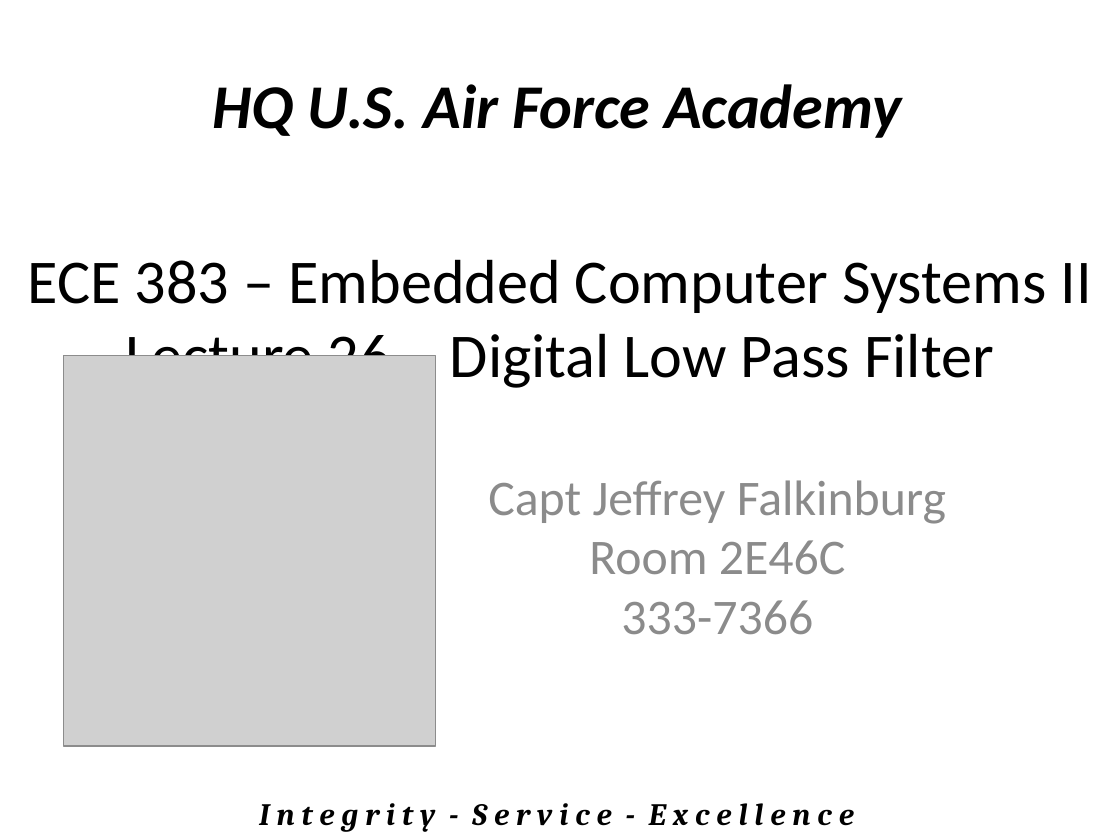
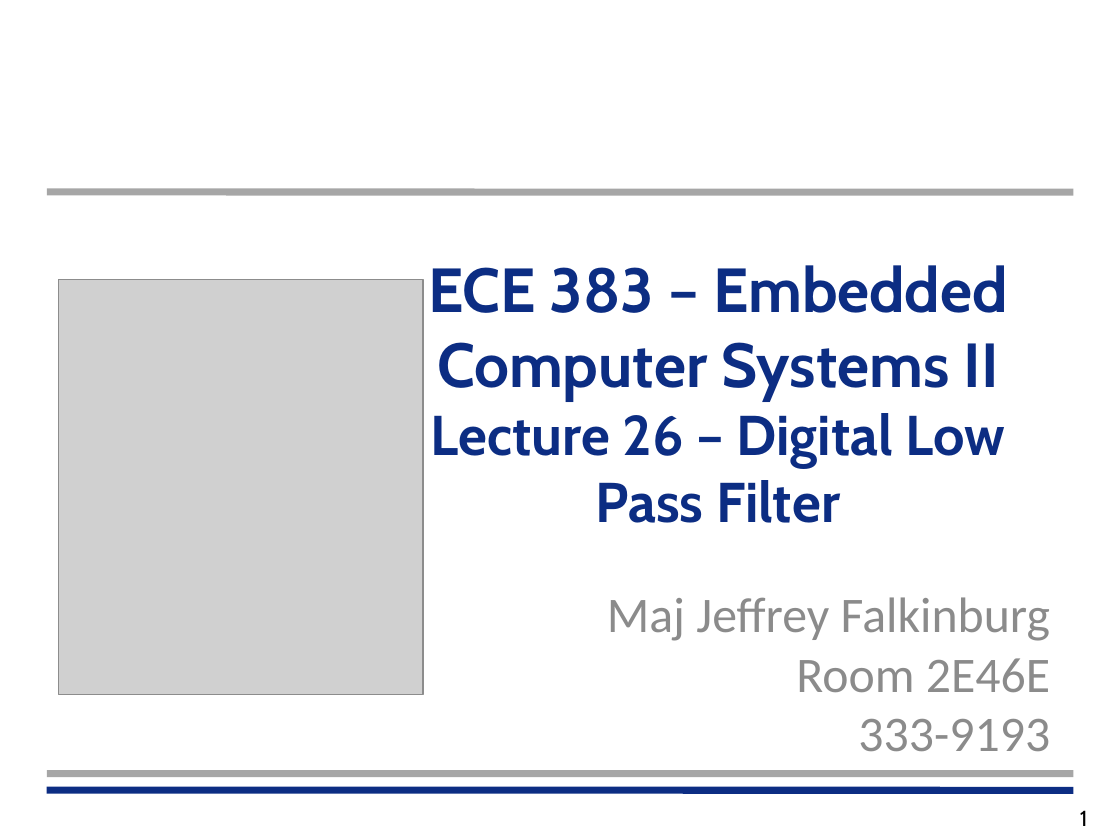
Before and after one commit to jfalkinburg/ECE383_web, a slide deck: slide 1 of lecture/slides/ECE_383_Lec26.pptx. Drawn at 1120x840 pixels with LibreOffice and Linux fonts; fonts in the diff are those of the drawing; grey boxes stand for pictures. Boxes give left, top, right and bottom in pixels: in the first picture for what was removed or moved away, otherwise in the second. Text is boxed around its words. In the diff, an @@ line names an element or a change of style, - is before the commit and + after.

```diff
--- a/lecture/slides/ECE_383_Lec26.pptx
+++ b/lecture/slides/ECE_383_Lec26.pptx
@@ text removed at box(212, 84, 901, 138) @@
-HQ U.S. Air Force Academy
@@ line added from (47, 192) to (1073, 192), #A6A6A6 4.5 pt @@
@@ text "ECE 383 – Embedded Computer ...": place and size @@
-text "ECE 383 – Embedded Computer ..." at box(28, 259, 1092, 388)
+text "ECE 383 – Embedded Computer ..." at box(428, 265, 1008, 523)
@@ text "ECE 383 – Embedded Computer ..." at box(428, 265, 1008, 523): size 40 to 36 pt in "Lecture 26 – Digital Low Pass Filter"; font Calibri to Cabin, text colour #000000 to #0C2D83, bold on @@
@@ picture: place and size @@
-picture at box(64, 356, 436, 747)
+picture at box(59, 280, 423, 696)
@@ subtitle "Maj Jeffrey Falkinburg Room 2E46E ..." at box(607, 597, 1050, 751): vertical alignment top to middle @@
@@ subtitle at box(607, 597, 1050, 751): text changed @@
-Capt Jeffrey Falkinburg
-Room 2E46C
-333-7366
+Maj Jeffrey Falkinburg
+Room 2E46E
+333-9193
@@ line added from (47, 774) to (1073, 774), #A6A6A6 4.5 pt @@
@@ line added from (47, 791) to (1073, 791), #0C2D83 4.5 pt @@
@@ text removed at box(259, 803, 854, 832) @@
-I n t e g r i t y - S e r v i c e - E x c e l l e n c e
@@ page number added at box(1080, 810, 1088, 826), 14 pt, text #000000 @@
+1
```
Also in this commit, not shown: 1 other slide changed, 5 other files.
